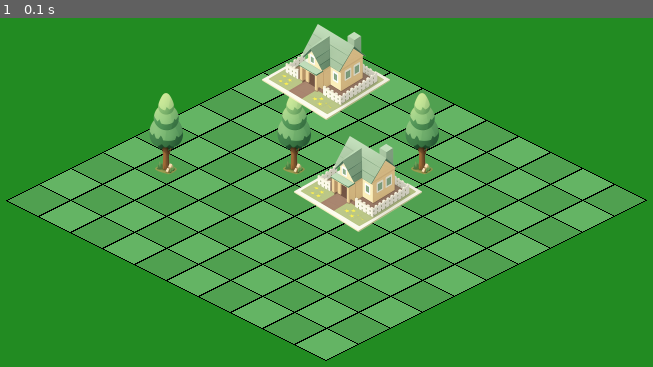
Above: before the commit, frame 1.
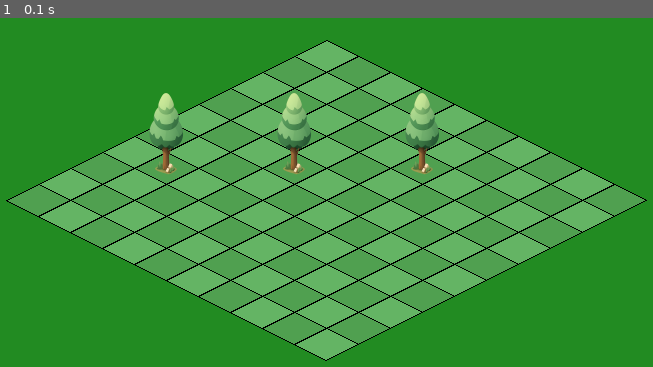
Above: after the commit, the same moment.

Repository: tdimnet/learn-pygame-by-doing
Game: pygame game, started from v2/app.py
Two runs of this game, one before a commit and one after it. Both use one fixed random seed, a clock stepped at 60 frames per second and the inputs below.
Inputs:
- Up to frame 1 (0.1 s): no input

The runs differ from the first frame. In frame 1, 5.4% of the frame differs, in the area x 40-65%, y 1-62%.

Commit message:
Comment house and try to focus en tree for now

Diff:
--- a/v2/app.py
+++ b/v2/app.py
@@ -66,54 +66,6 @@
     )
 
 
-def draw_tree(
-        surface: pygame.Surface,
-        sprite: pygame.Surface,
-        gx: int,
-        gy: int,
-        offset: tuple[int, int],
-        iso_cache: dict) -> None:
-    iso_x, iso_y = iso_cache[(gx, gy)]
-    offset_x, offset_y = offset
-
-    px = iso_x + offset_x
-    py = iso_y + offset_y
-
-    sprite_rect = sprite.get_rect(midbottom=(px, py))
-    surface.blit(sprite, sprite_rect)
-
-
-def draw_house(
-        surface: pygame.Surface,
-        sprite: pygame.Surface,
-        gx: int,
-        gy: int,
-        offset: tuple[int, int],
-        iso_cache: dict) -> None:
-    iso_x, iso_y = iso_cache[(gx, gy)]
-    offset_x, offset_y = offset
-
-    px = iso_x + offset_x
-    py = iso_y + offset_y
-
-    sprite_rect = sprite.get_rect(midbottom=(px, py))
-    surface.blit(sprite, sprite_rect)
-
-
-def load_sprite_trim_largest_component(path: str) -> pygame.Surface:
-    surf = pygame.image.load(path).convert_alpha()
-
-    mask = pygame.mask.from_surface(surf)
-    rects = mask.get_bounding_rects()  # bounding rects des composants connectés
-
-    if not rects:
-        return surf
-
-    # On garde le plus gros composant (maison + base). Les étoiles sont de petits composants.
-    r = max(rects, key=lambda rc: rc.width * rc.height)
-    return surf.subsurface(r).copy()
-
-
 def main():
     pygame.init()
     screen = pygame.display.set_mode((SCREEN_WIDTH, SCREEN_HEIGHT))
@@ -130,10 +82,6 @@
     tree_sprite = pygame.image.load("./assets/tree.png").convert_alpha()
     tree_sprite = pygame.transform.smoothscale(tree_sprite, (64, 128))
 
-    house_sprite = load_sprite_trim_largest_component("./assets/house.png")
-    house_sprite = pygame.transform.smoothscale(house_sprite, (128, 96))
-
-
     iso_cache = {}
     for gx in range(GRID_WIDTH):
         for gy in range(GRID_HEIGHT):
@@ -143,11 +91,6 @@
         (4, 5),
         (6, 3),
         (2, 7)
-    ]
-
-    houses = [
-        (2, 2),
-        (6, 5)
     ]
 
 
@@ -215,14 +158,6 @@
             sprite_rect = tree_sprite.get_rect(midbottom=(px, py))
             screen.blit(tree_sprite, sprite_rect)
 
-        for gx, gy in sorted(houses, key=lambda t: t[0] + t[1]):
-            iso_x, iso_y = iso_cache[(gx, gy)]
-            px = iso_x + offset[0]
-            py = iso_y + offset[1]
-
-            sprite_rect = house_sprite.get_rect(midbottom=(px, py))
-            screen.blit(house_sprite, sprite_rect)
-
         pygame.display.flip()
 
     pygame.quit()
